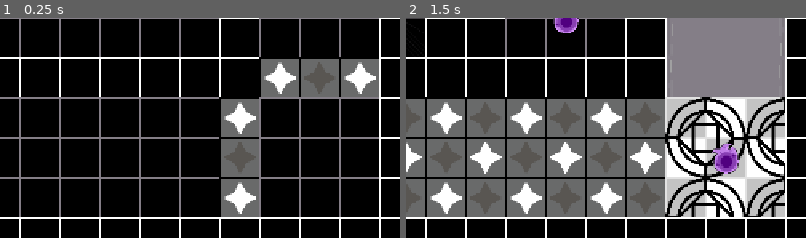
Above: before the commit, frames 1-2 (left to right).
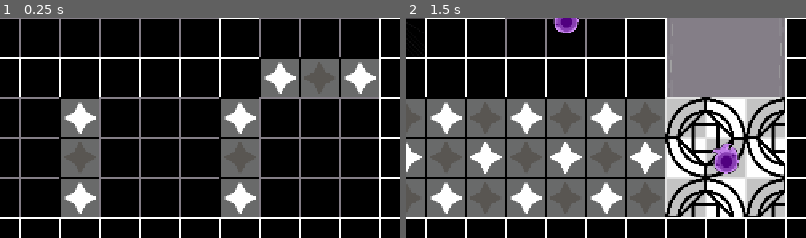
Above: after the commit, the same moments.

Repository: Equipe-Plasma/Switch-Shadow
Game: Godot game, scene res://fase/fase 7/fase_7.tscn
Two runs of this game, one before a commit and one after it. Both use one fixed random seed, a clock stepped at 60 frames per second and the inputs below. This scene is started directly instead of the project's main scene.
Inputs:
- Up to frame 1 (0.25 s): no input
- Up to frame 2 (1.5 s): tap Enter (proxima_fase) at 0.5 s; hold D (mover_direita) 0.53-1.28 s; hold Enter (proxima_fase) 0.53-1.28 s; tap Space (trocar_sombra) at 1.25, 1.35 s; hold S (mover_baixo) from 1.28 s (still down)
The pictures show only the part of the screen within x 50-100%, y 50-100%; the shares and areas given below are measured in that part.

The runs differ from the first frame. In frame 1, 5.5% of the frame differs, in the area x 14-25%, y 35-91%; in frame 2, nothing differs.

Commit message:
bug fix - level 7

Diff:
--- a/fase/fase 7/fase_7.tscn
+++ b/fase/fase 7/fase_7.tscn
@@ -136,3 +136,7 @@
 tamanho = Vector2(32, 32)
 
 [node name="tileMap_chao" parent="." unique_id=75164792 instance=ExtResource("13_585da")]
+
+[node name="ParedeBloqueiaSombra" parent="." unique_id=87217196 instance=ExtResource("12_0pwnx")]
+position = Vector2(768, 576)
+tamanho = Vector2(64, 192)
